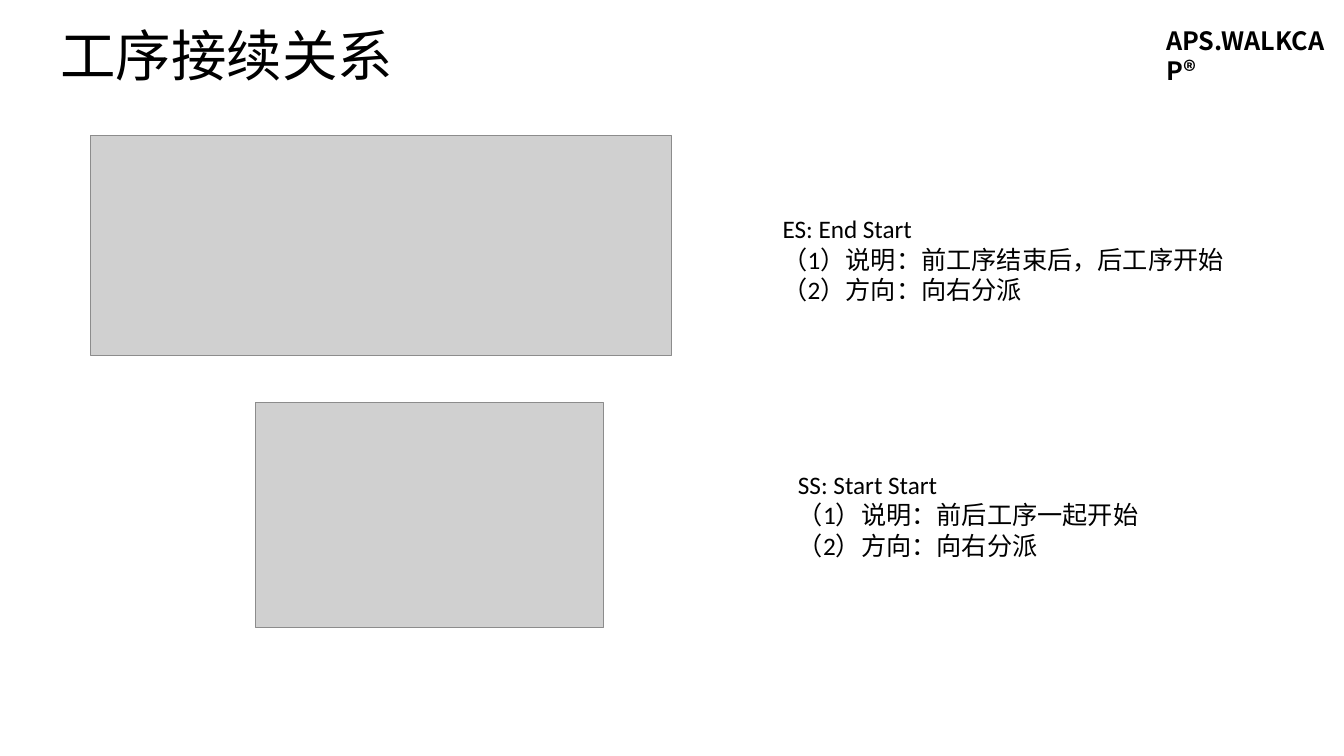
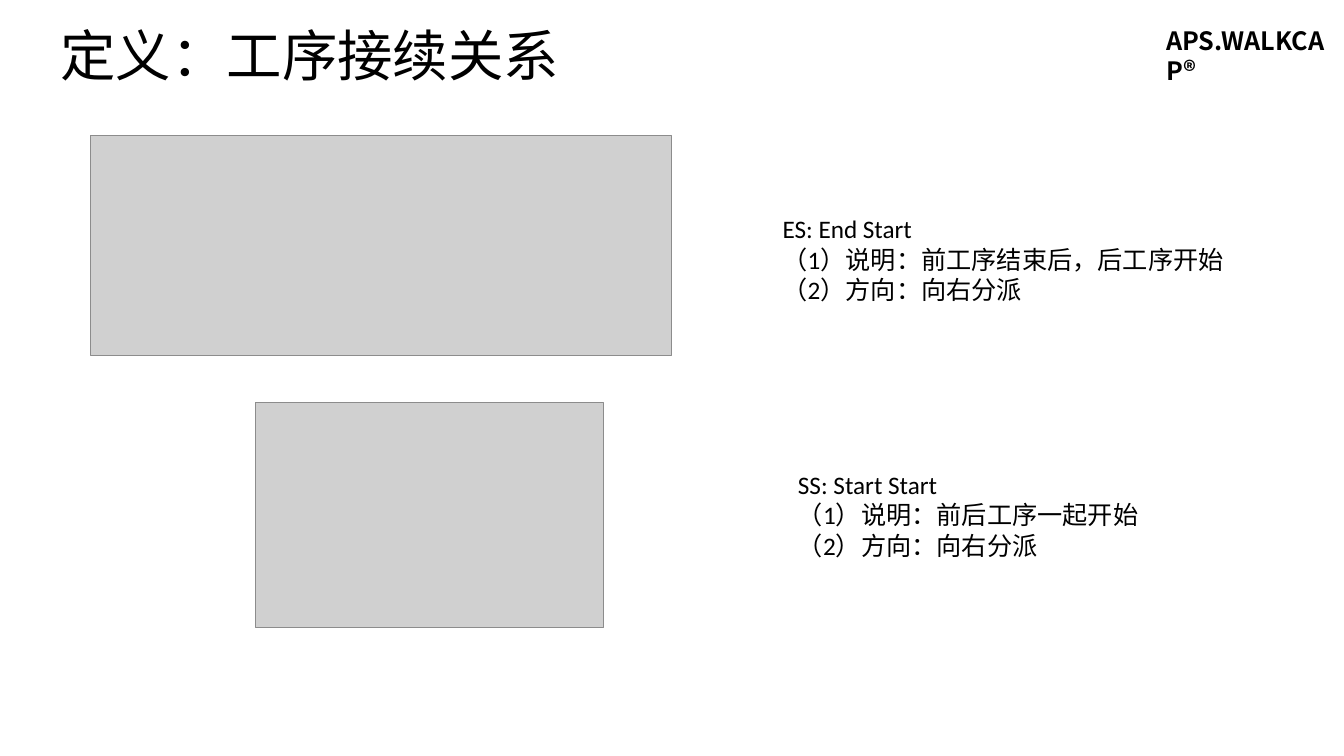
Before and after one commit to walkcap/APS.WALKCAP, a slide deck: slide 4 of WALKCAP-APS-PPT-01-01 APS.WALKCAP®高级计划与排程软件需求分析 第1讲 工艺路线.pptx. Drawn at 1344x756 pixels with LibreOffice and Linux fonts; fonts in the diff are those of the drawing; grey boxes stand for pictures. Boxes give left, top, right and bottom in pixels: in the first picture for what was removed or moved away, otherwise in the second. Text is boxed around its words. In the diff, an @@ line names an element or a change of style, - is before the commit and + after.

```diff
--- a/WALKCAP-APS-PPT-01-01 APS.WALKCAP®高级计划与排程软件需求分析 第1讲 工艺路线.pptx
+++ b/WALKCAP-APS-PPT-01-01 APS.WALKCAP®高级计划与排程软件需求分析 第1讲 工艺路线.pptx
@@ title at bbox=[60, 29, 559, 81]: text changed @@
-工序接续关系
+定义：工序接续关系
```
Also in this commit, not shown: 9 other slides changed, 2 slides added, 2 slides removed, 2 other files.
